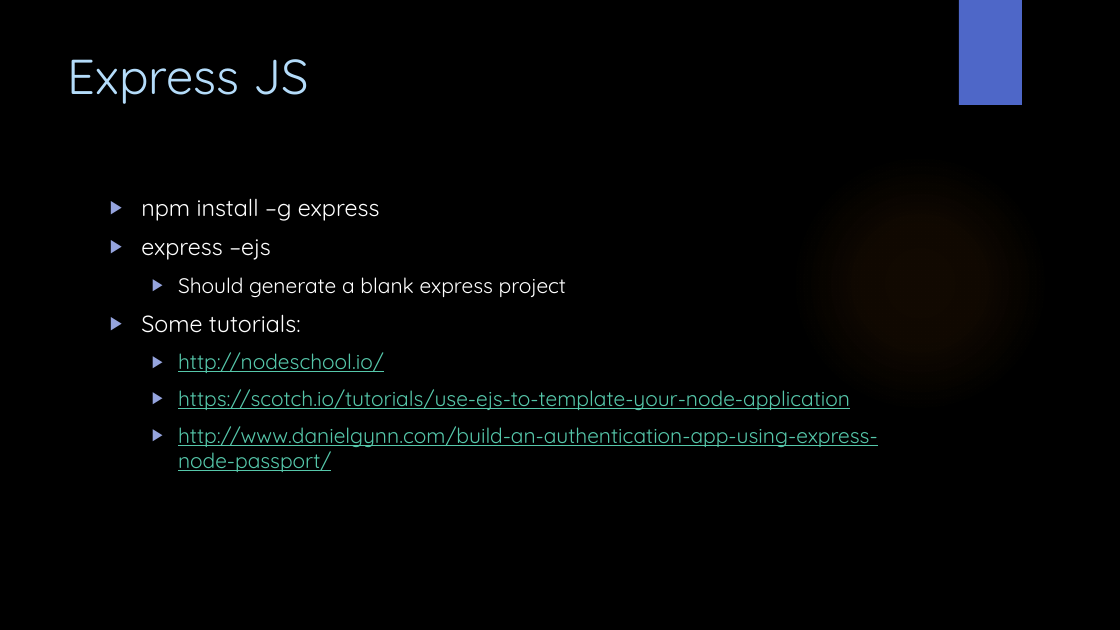
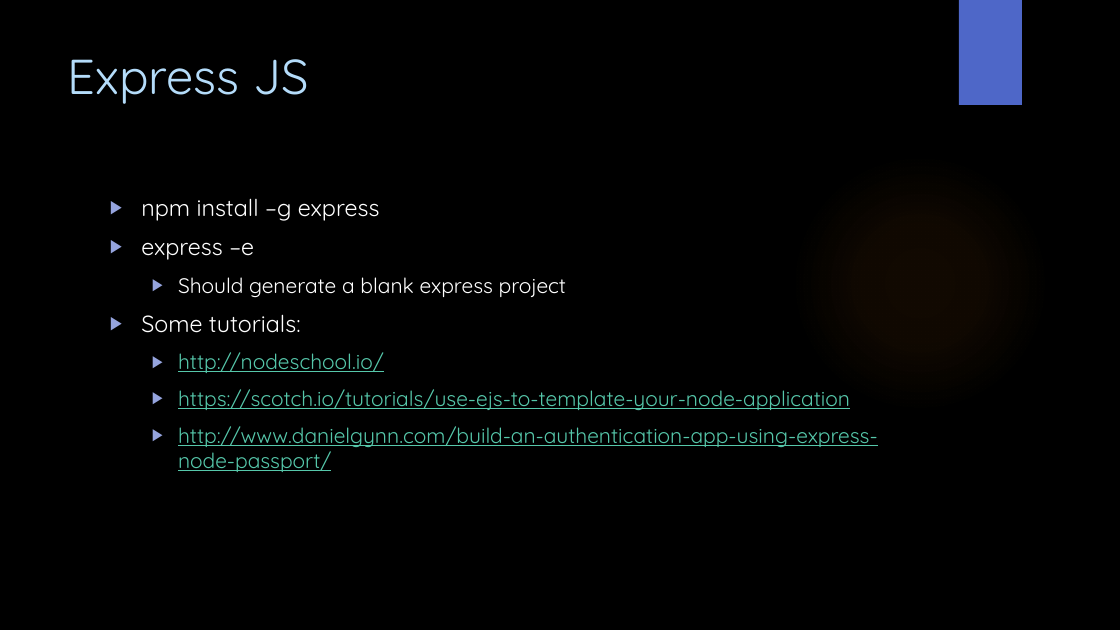
Before and after one commit to WitsSoftDev/SoftDev2016, a slide deck: slide 24 of Session 2/Softdev Session 2 2016.pptx. Drawn at 1120x630 pixels with LibreOffice and Linux fonts; fonts in the diff are those of the drawing; background and template pictures are left out. Boxes give left, top, right and bottom in pixels: in the first picture for what was removed or moved away, otherwise in the second. Text is boxed around its words. In the diff, an @@ line names an element or a change of style, - is before the commit and + after.

Commit message:
final for session 2

```diff
--- a/Session 2/Softdev Session 2 2016.pptx
+++ b/Session 2/Softdev Session 2 2016.pptx
@@ text at (141, 242, 254, 260): text changed @@
-▶ express –ejs
+▶ express –e
```
